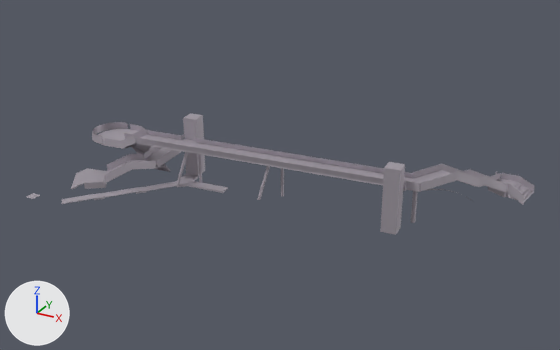
Two versions of the glTF model bridge.glb, one commit apart.
Camera for both pictures: a 50 mm camera at (66.3, -117.4, 57.9) aimed at (1.2, 1.0, -1.3). Arrows for +X, +Y and +Z are at lower left; the lights stay in place. Where no turn or scale is listed for an object, it has been applied to the vertices. Vertices at the same position are counted once.

Names of what the first picture shows: 'Object_Mesh', '_ncl1_2__ncl1_2Mesh'.
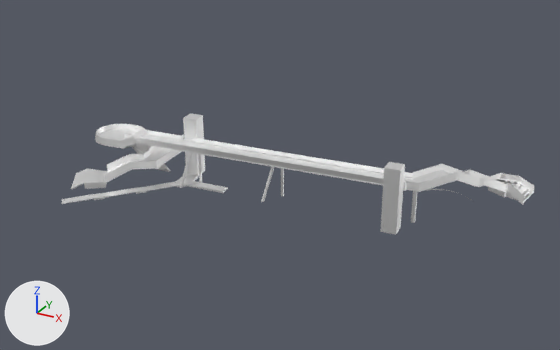
The newer file is also rescaled (x0.5), turned or shifted as a whole; pictures and numbers use the older file's frame.

What changed in the scene script:
```text
Add mat_material_1_001:
    mat_material_1_001 = principled_material('Material_1.001')
    mat_material_1_001.base_color = (1.0, 1.0, 1.0)  # white #ffffff
    mat_material_1_001.metallic = 1.0
Change me_object_mesh_002:
    used by ob_object_mesh; location = (-18.4, 0.0, 0.0)
    remove me_object_mesh_002.from_pydata(...)  # 9281 vertices, 16458 faces; spans x -24.1..62.2, y -21.8..24.9, z -6.4..7.0
    add me_object_mesh_002.from_pydata(...)  # 11353 vertices, 20605 faces; spans x -23.1..62.2, y -20.8..24.9, z -6.4..7.0
    me_object_mesh_002 part 1: the loose piece of 4 vertices spanning x -24.1..-22.1, y -21.8..-19.8, z -6.4 is deleted
    me_object_mesh_002 part 2: 56 vertices moved within x -21.4..-13.2, y -6.2..-1.4, z -0.1..2.0; 2 vertices removed from x -21.4..-17.5, y -6.2..-2.3, z 1.9; 2078 vertices added at x -21.4..-15.3, y -6.2..1.4, z -0.1..1.9
    me_object_mesh_002 part 3: 3 vertices moved within x 46.0..47.4, y -0.2..2.1, z -5.0..3.6; 1 vertex removed from x 46.0, y 2.1, z -5.0; 1 vertex added at x 46.0, y 2.0, z -5.0
    me_object_mesh_002 part 4: 14986 faces spanning x -23.1..62.2, y -20.8..24.9, z -6.4..7.0 switch from mat_brücke_oberfläche__002 (grey #b5aeb8) to mat_material_1_001 (white #ffffff)
```

Location of each change, [x1, y1, x2, y2] in pixels of the pictures (560 x 350 px; the box of a moved part takes in the faces that stretch with it):
part 1 of me_object_mesh_002, deleted
    before: [26, 193, 40, 199]
part 2 of me_object_mesh_002, built on
    before: [99, 128, 136, 148]
    after: [101, 133, 136, 148]
part 3 of me_object_mesh_002, moved or reshaped
    before: [420, 171, 459, 192]
    after: [420, 171, 459, 191]
part 4 of me_object_mesh_002, recoloured (grey to white)
    both: [63, 113, 534, 234]
